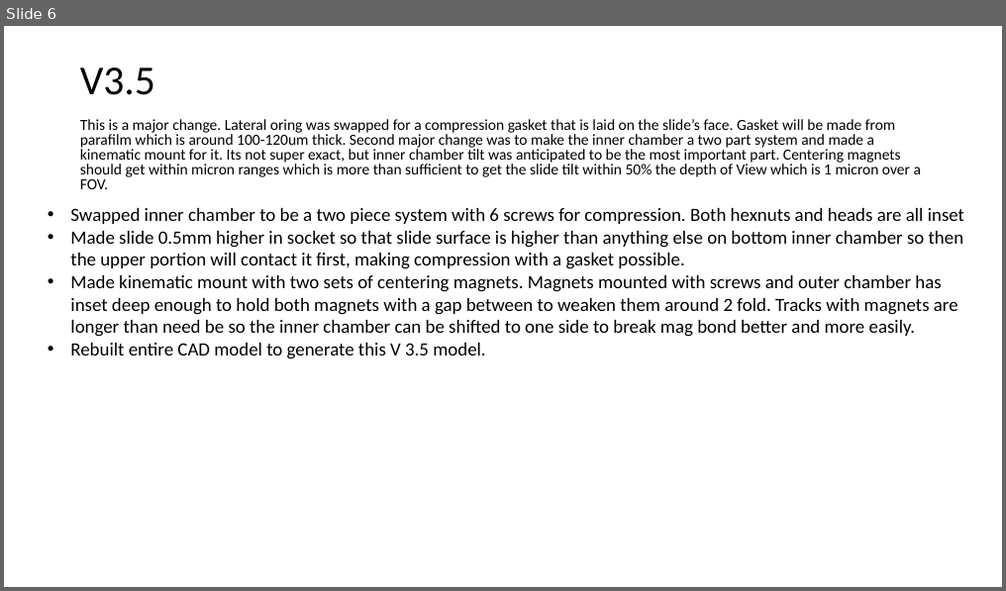
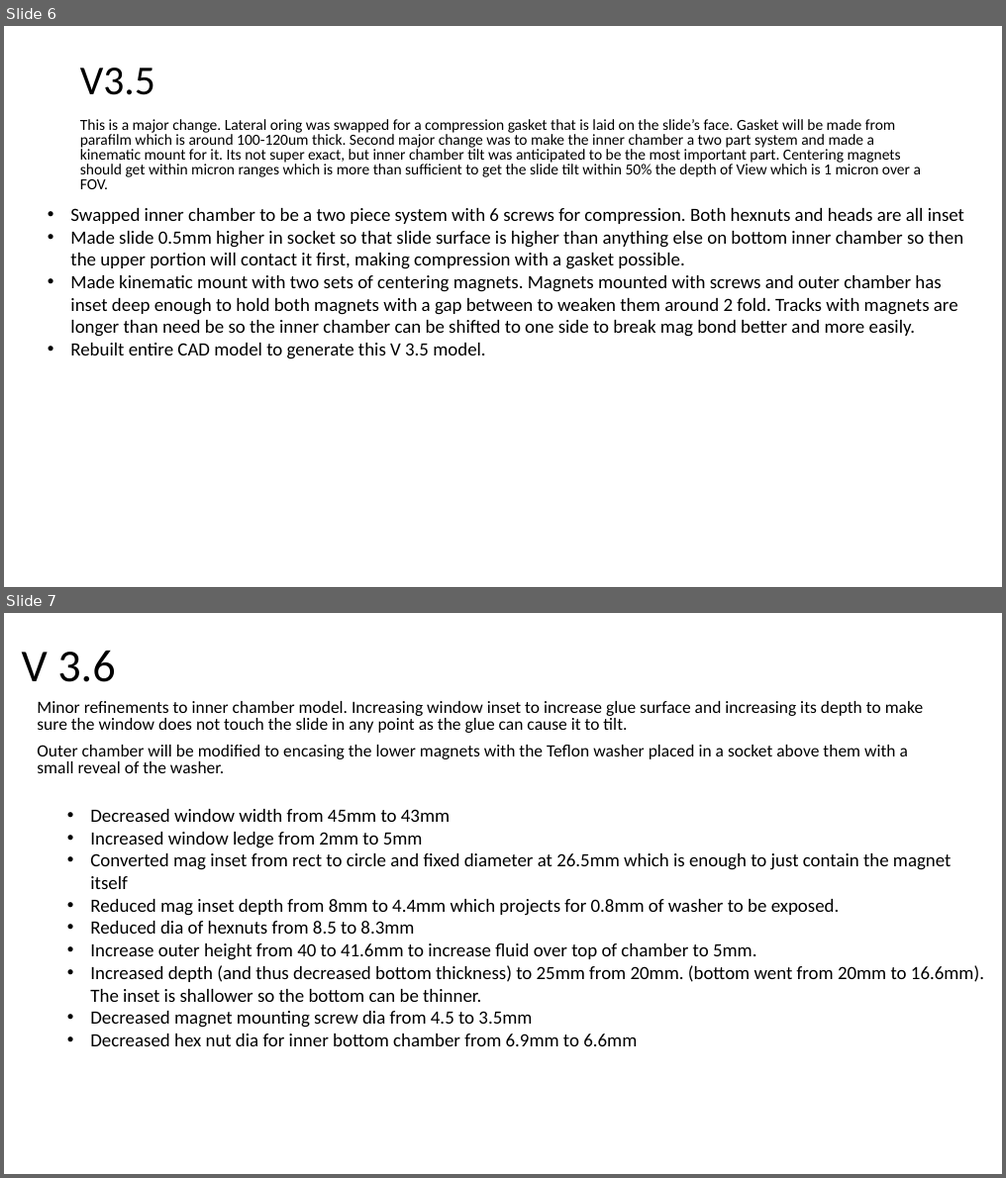
Before and after one commit to mdanderson03/SpectrePlex, a slide deck: 3D model/version logs and observations/Changelogs for Chamber for AutoCIF.pptx. Shown one above the other, each under a label of ours: slide 6 before the commit, slides 6 and 7 after it. The pictures are 1006x591 and 1006x1178 pixels, drawn with LibreOffice and Linux fonts; fonts in the diff are those of the drawing. Boxes give left, top, right and bottom in pixels: in the first picture for what was removed or moved away, otherwise in the second. Text is boxed around its words. In the diff, an @@ line names an element or a change of style, - is before the commit and + after.

```diff
--- a/3D model/version logs and observations/Changelogs for Chamber for AutoCIF.pptx
+++ b/3D model/version logs and observations/Changelogs for Chamber for AutoCIF.pptx
@@ slide 7 added at [4, 613, 1002, 1174], background #FFFFFF @@
@@ title added at [22, 650, 115, 682], 44 pt, text #000000 @@
+V 3.6
@@ text added at [37, 701, 923, 773], 16.6 pt, text #000000 @@
+Minor refinements to inner chamber model. Increasing window inset to increase glue surface and increasing its depth to make sure the window does not touch the slide in any point as the glue can cause it to tilt.
+Outer chamber will be modified to encasing the lower magnets with the Teflon washer placed in a socket above them with a small reveal of the washer.
@@ text added at [90, 809, 984, 1047], 18 pt, text #000000 @@
+• Decreased window width from 45mm to 43mm
+• Increased window ledge from 2mm to 5mm
+• Converted mag inset from rect to circle and fixed diameter at 26.5mm which is enough to just contain the magnet itself
+• Reduced mag inset depth from 8mm to 4.4mm which projects for 0.8mm of washer to be exposed.
+• Reduced dia of hexnuts from 8.5 to 8.3mm
+• Increase outer height from 40 to 41.6mm to increase fluid over top of chamber to 5mm.
+• Increased depth (and thus decreased bottom thickness) to 25mm from 20mm. (bottom went from 20mm to 16.6mm). The inset is shallower so the bottom can be thinner.
+• Decreased magnet mounting screw dia from 4.5 to 3.5mm
+• Decreased hex nut dia for inner bottom chamber from 6.9mm to 6.6mm
```
Also in this commit, not shown: 8 other files.
